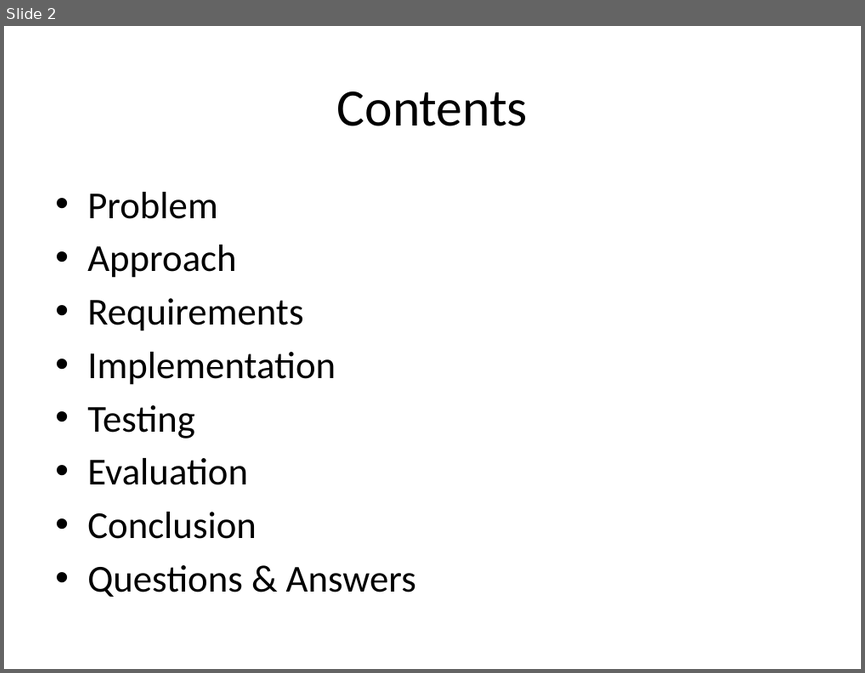
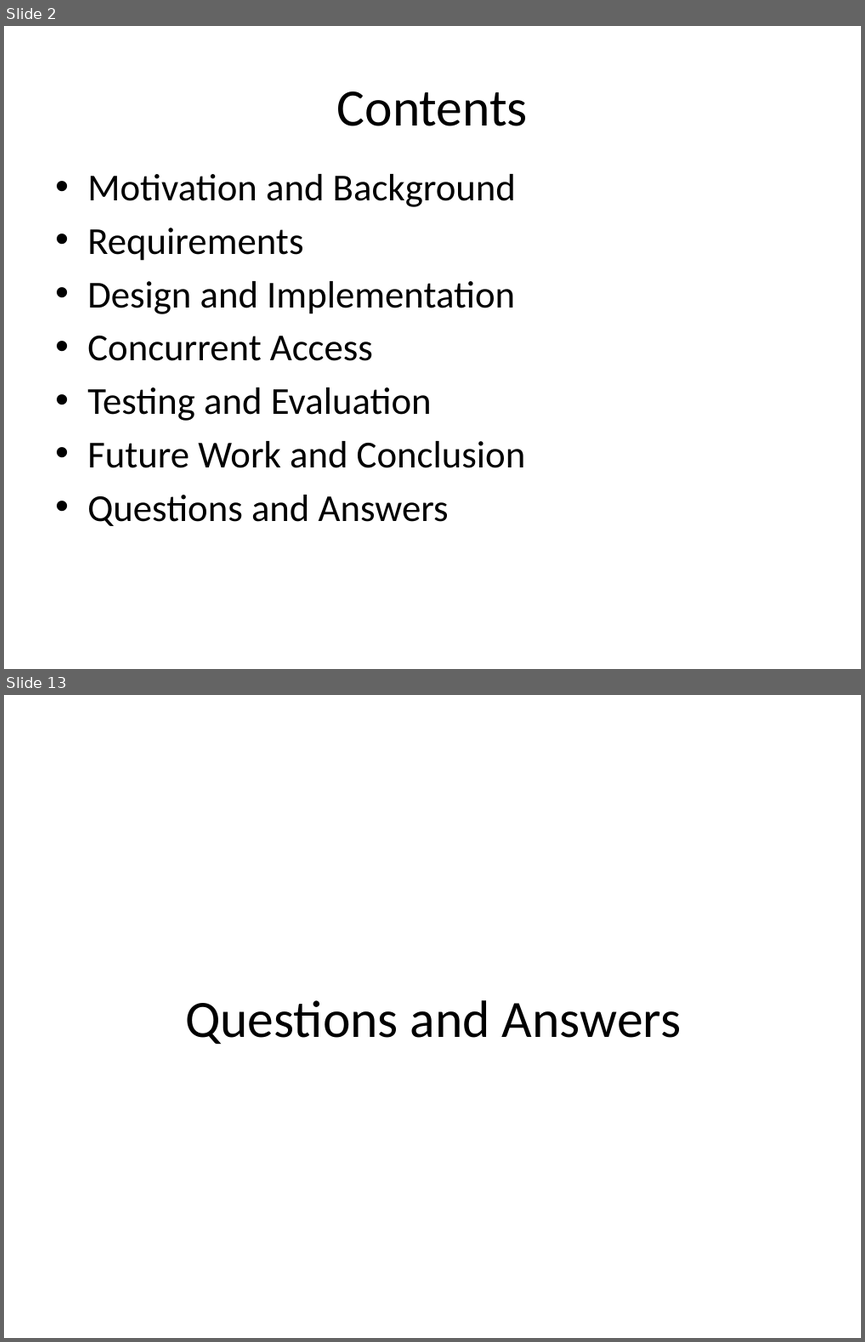
Before and after one commit to johnnyfoe/bibman, a slide deck: Documents/Presentation/Presentation.pptx. Shown one above the other, each under a label of ours: slide 2 before the commit, slides 2 and 13 after it; the slides between them are not shown. The pictures are 865x673 and 865x1342 pixels, drawn with LibreOffice and Linux fonts; fonts in the diff are those of the drawing; background and template pictures are left out. Boxes give left, top, right and bottom in pixels: in the first picture for what was removed or moved away, otherwise in the second. Text is boxed around its words. In the diff, an @@ line names an element or a change of style, - is before the commit and + after.

```diff
--- a/Documents/Presentation/Presentation.pptx
+++ b/Documents/Presentation/Presentation.pptx
@@ slide 13 added at bbox=[4, 695, 861, 1338], background picture (left out) @@
@@ title added at bbox=[185, 1000, 681, 1043], 44 pt, text #000000 @@
+Questions and Answers
@@ slide 2 changed as well @@
@@ text "Motivation and Background": place and size @@
-text "Motivation and Background" at bbox=[87, 192, 416, 596]
+text "Motivation and Background" at bbox=[87, 174, 526, 526]
@@ text at bbox=[87, 174, 516, 207]: text changed @@
-• Problem
-• Approach
+• Motivation and Background
@@ text at bbox=[87, 281, 526, 526]: text changed @@
-• Implementation
-• Testing
-• Evaluation
-• Conclusion
-• Questions & Answers
+• Design and Implementation
+• Concurrent Access
+• Testing and Evaluation
+• Future Work and Conclusion
+• Questions and Answers
```
Also in this commit, not shown: 1 other slide changed, 10 other slides added.
